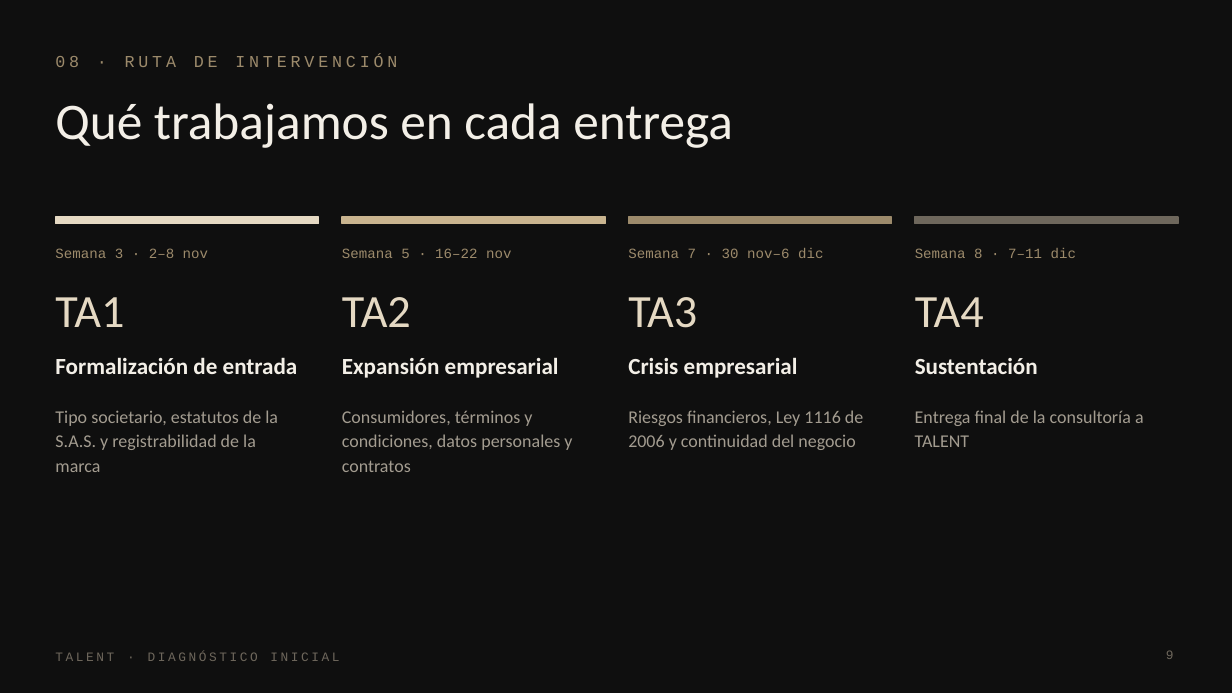
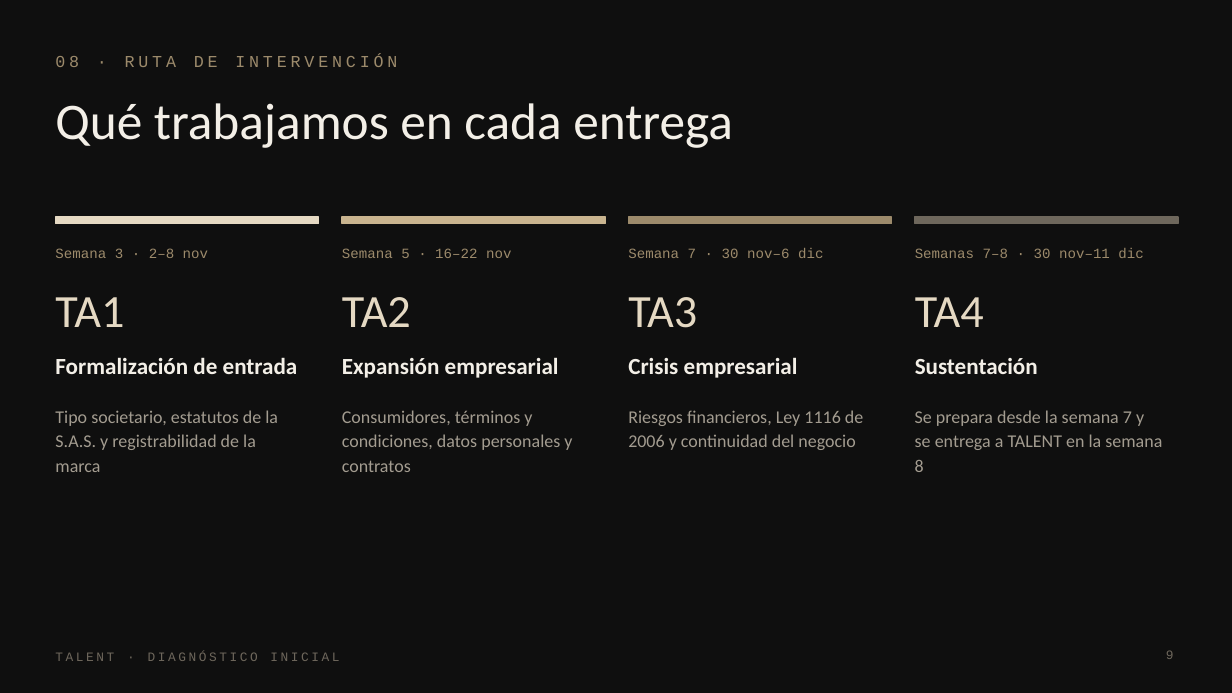
Before and after one commit to barbaravillada29-lang/dataroom-talent, a slide deck: slide 9 of files/Accountability_TALENT.pptx. Drawn at 1232x693 pixels with LibreOffice and Linux fonts; fonts in the diff are those of the drawing. Boxes give left, top, right and bottom in pixels: in the first picture for what was removed or moved away, otherwise in the second. Text is boxed around its words. In the diff, an @@ line names an element or a change of style, - is before the commit and + after.

```diff
--- a/files/Accountability_TALENT.pptx
+++ b/files/Accountability_TALENT.pptx
@@ text at <box>915,248,1143,258</box>: text changed @@
-Semana 8 · 7–11 dic
+Semanas 7–8 · 30 nov–11 dic
@@ text at <box>915,410,1162,472</box>: text changed @@
-Entrega final de la consultoría a TALENT
+Se prepara desde la semana 7 y se entrega a TALENT en la semana 8
```
Also in this commit, not shown: 1 other slide changed, 1 slide added, 5 other files.
